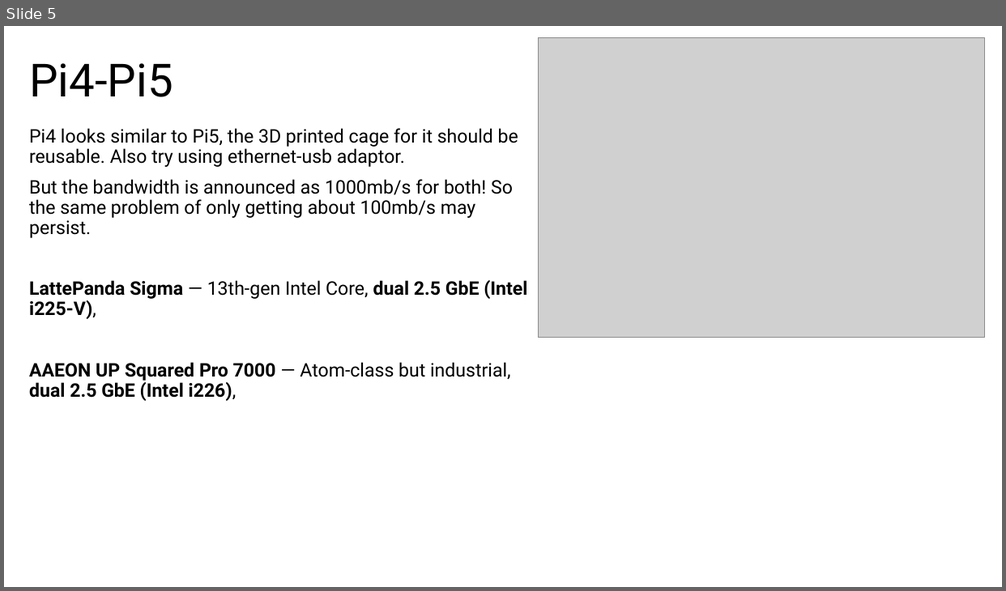
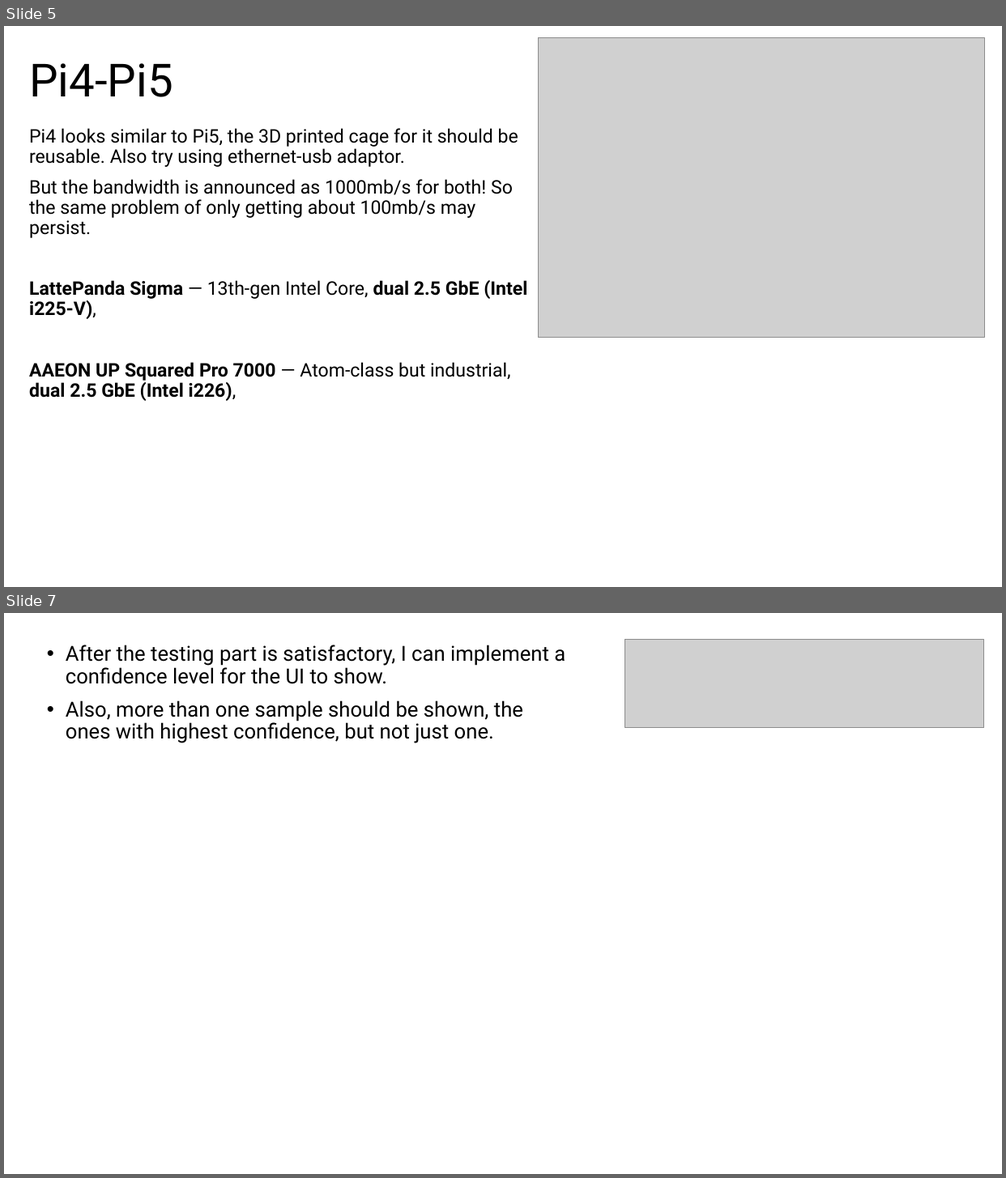
Before and after one commit to blichub/temp_raman_personal, a slide deck: raman_week11.pptx. Shown one above the other, each under a label of ours: slide 5 before the commit, slides 5 and 7 after it; the slides between them are not shown. The pictures are 1006x591 and 1006x1178 pixels, drawn with LibreOffice and Linux fonts; fonts in the diff are those of the drawing; grey boxes stand for pictures. Boxes give left, top, right and bottom in pixels: in the first picture for what was removed or moved away, otherwise in the second. Text is boxed around its words. In the diff, an @@ line names an element or a change of style, - is before the commit and + after.

```diff
--- a/raman_week11.pptx
+++ b/raman_week11.pptx
@@ slide 7 added at <box>4,613,1002,1174</box>, background #FFFFFF @@
@@ text added at <box>66,645,565,743</box>, 20 pt, text #000000 @@
+• After the testing part is satisfactory, I can implement a confidence level for the UI to show.
+• Also, more than one sample should be shown, the ones with highest confidence, but not just one.
@@ picture added at <box>625,640,984,727</box> @@
```
Also in this commit, not shown: 1 slide changed, 1 other file.
